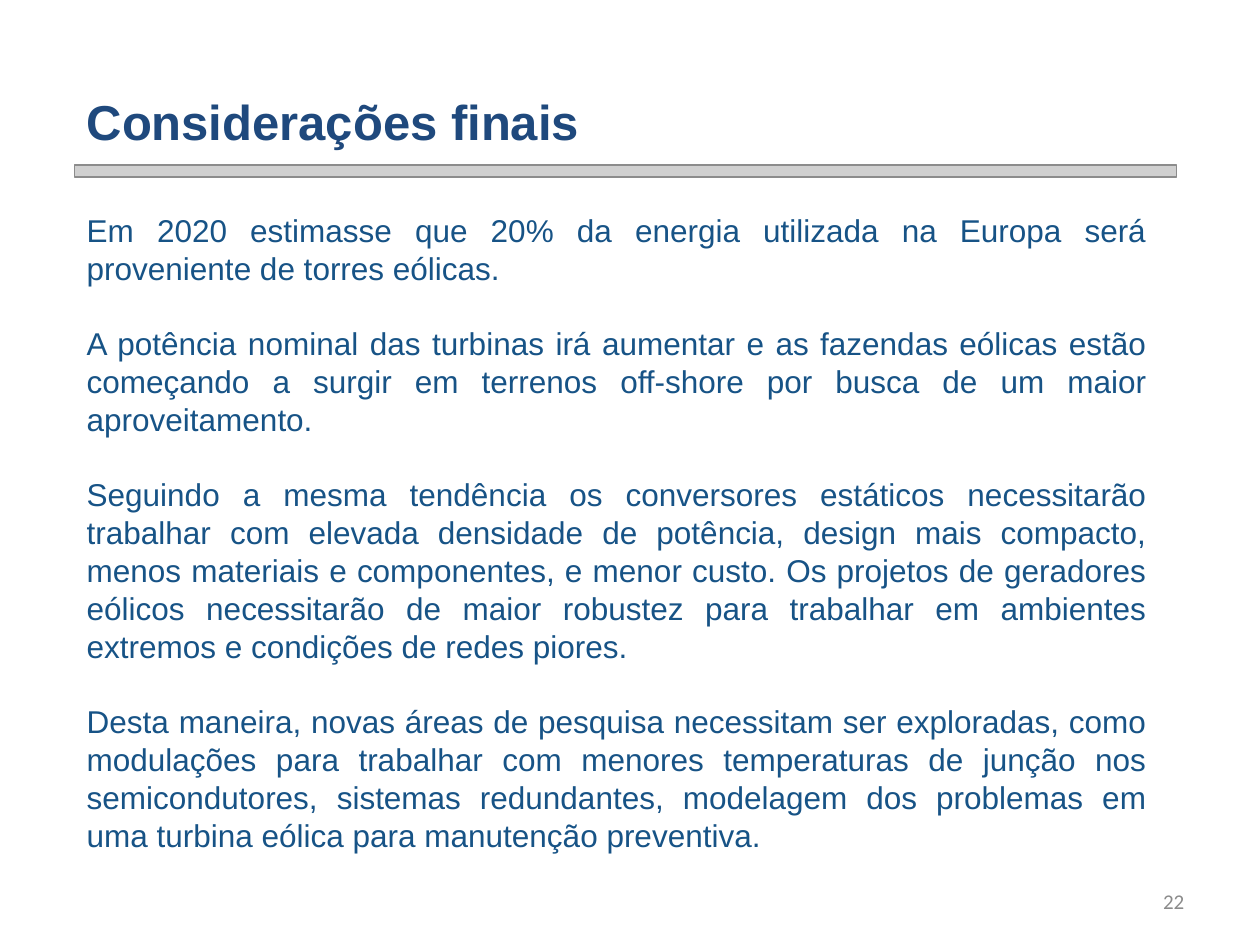
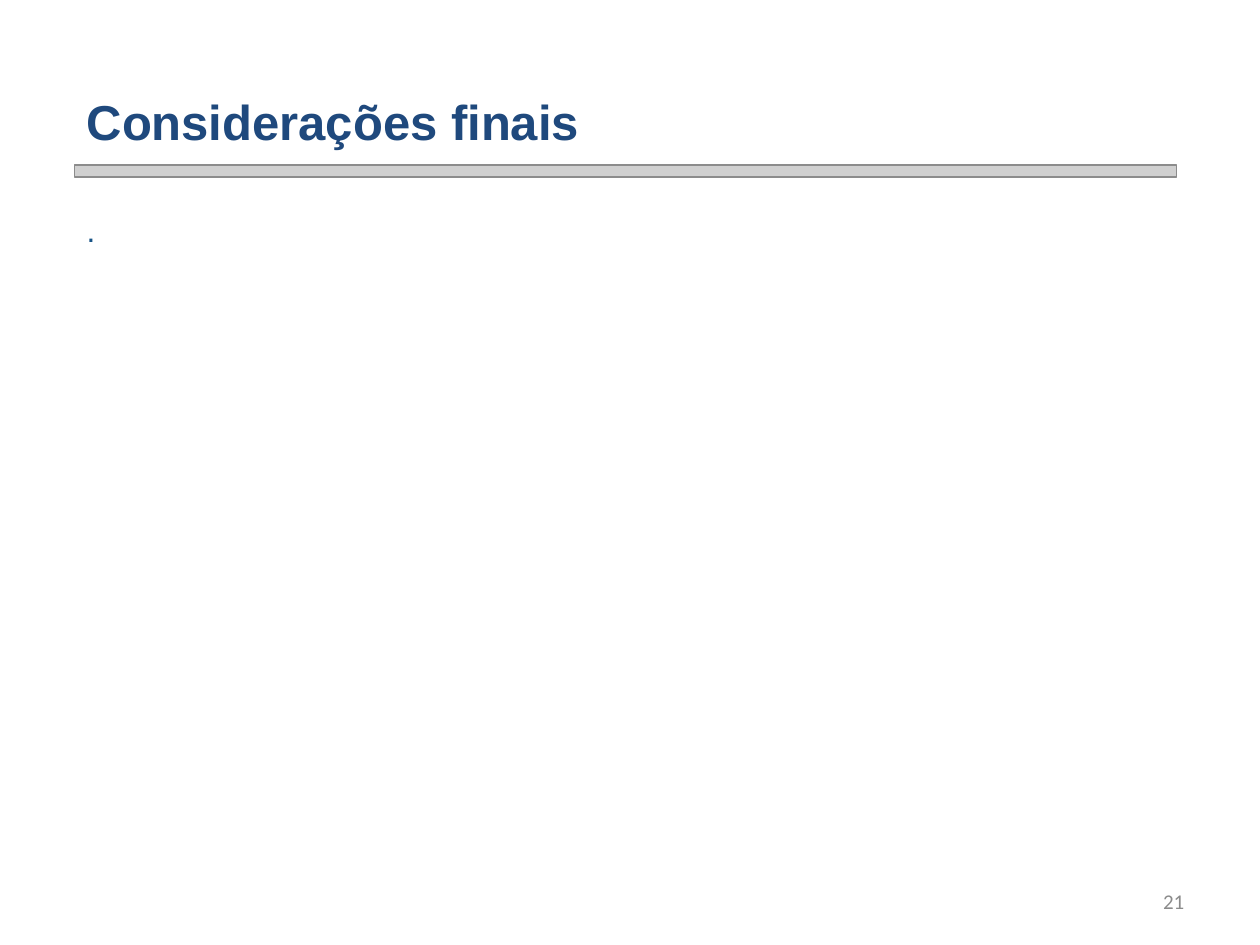
Before and after one commit to smarley2/ED1, a slide deck: slide 21 of Apresentação ED - Análise de perdas em conversor matricial - Fábio Posser.pptx (slide 22 before the commit). Drawn at 1260x945 pixels with LibreOffice and Linux fonts; fonts in the diff are those of the drawing; grey boxes stand for pictures; background and template pictures are left out. Boxes give left, top, right and bottom in pixels: in the first picture for what was removed or moved away, otherwise in the second. Text is boxed around its words. In the diff, an @@ line names an element or a change of style, - is before the commit and + after.

```diff
--- a/Apresentação ED - Análise de perdas em conversor matricial - Fábio Posser.pptx
+++ b/Apresentação ED - Análise de perdas em conversor matricial - Fábio Posser.pptx
@@ text added at [74,204,1159,255], 18 pt, text #175386 @@
+  .
@@ text removed at [87,218,1146,853] @@
-  Em 2020 estimasse que 20% da energia utilizada na Europa será proveniente de torres eólicas.
-  A potência nominal das turbinas irá aumentar e as fazendas eólicas estão começando a surgir em terrenos off-shore por busca de um maior aproveitamento.
-  Seguindo a mesma tendência os conversores estáticos necessitarão trabalhar com elevada densidade de potência, design mais compacto, menos materiais e componentes, e menor custo. Os projetos de geradores eólicos necessitarão de maior robustez para trabalhar em ambientes extremos e condições de redes piores.
-  Desta maneira, novas áreas de pesquisa necessitam ser exploradas, como modulações para trabalhar com menores temperaturas de junção nos semicondutores, sistemas redundantes, modelagem dos problemas em uma turbina eólica para manutenção preventiva.
@@ page number at [1163,895,1184,909]: text changed @@
-22
+21
```
Also in this commit, not shown: 2 other slides changed, 19 slides added, 19 slides removed.
